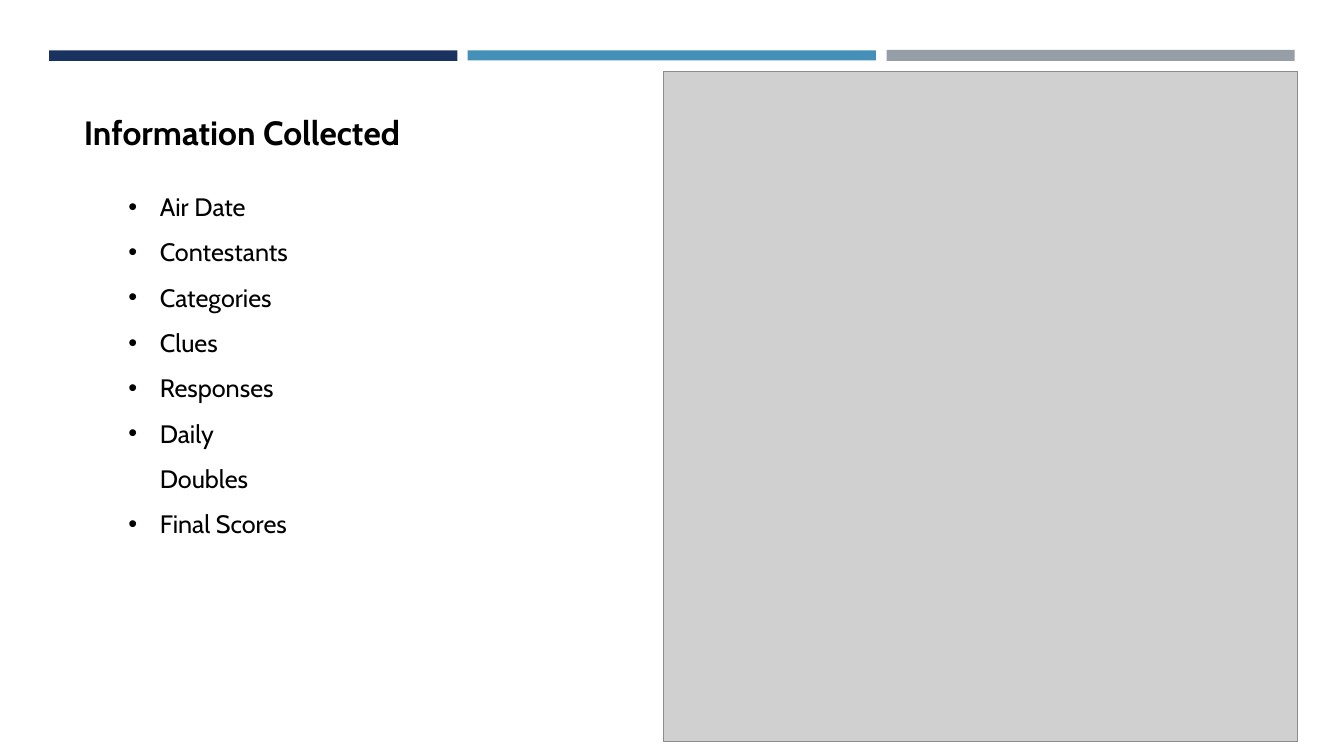
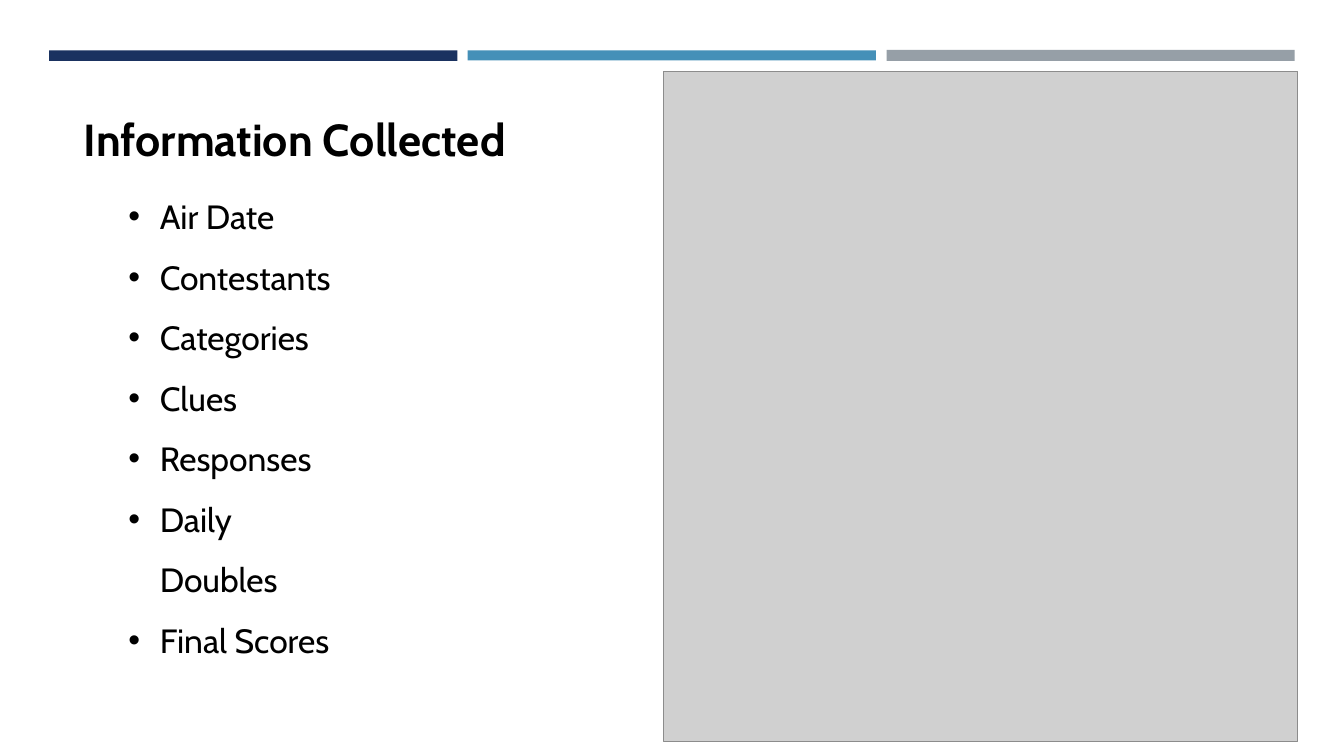
Before and after one commit to mattfarrow1/7330-term-project, a slide deck: slide 5 of docs/Analyzing_Jeopardy_Data.pptx. Drawn at 1344x756 pixels with LibreOffice and Linux fonts; fonts in the diff are those of the drawing; grey boxes stand for pictures. Boxes give left, top, right and bottom in pixels: in the first picture for what was removed or moved away, otherwise in the second. Text is boxed around its words. In the diff, an @@ line names an element or a change of style, - is before the commit and + after.

```diff
--- a/docs/Analyzing_Jeopardy_Data.pptx
+++ b/docs/Analyzing_Jeopardy_Data.pptx
@@ text "Information Collected" at bbox=[84, 122, 506, 157]: size 24 to 32 pt @@
@@ text "Air Date" at bbox=[160, 205, 331, 654]: size 18 to 24 pt @@
```
Also in this commit, not shown: 6 other slides changed, 4 slides added, 3 slides removed.
